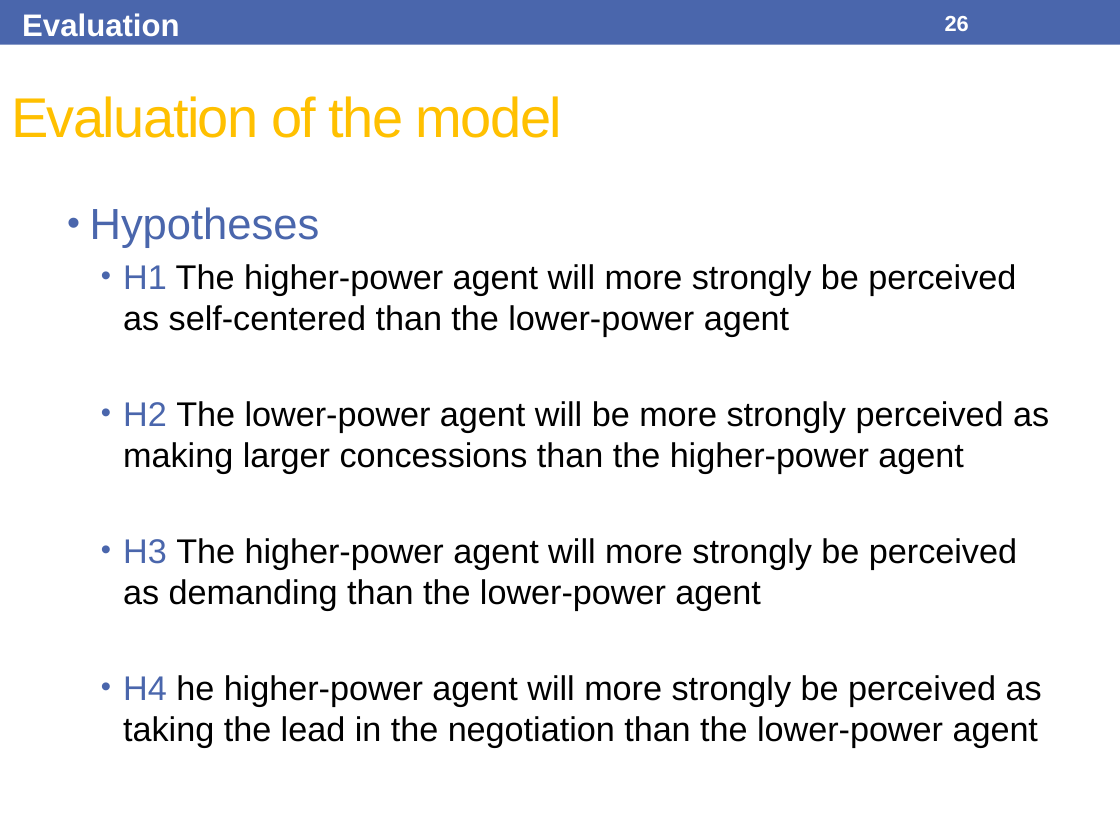
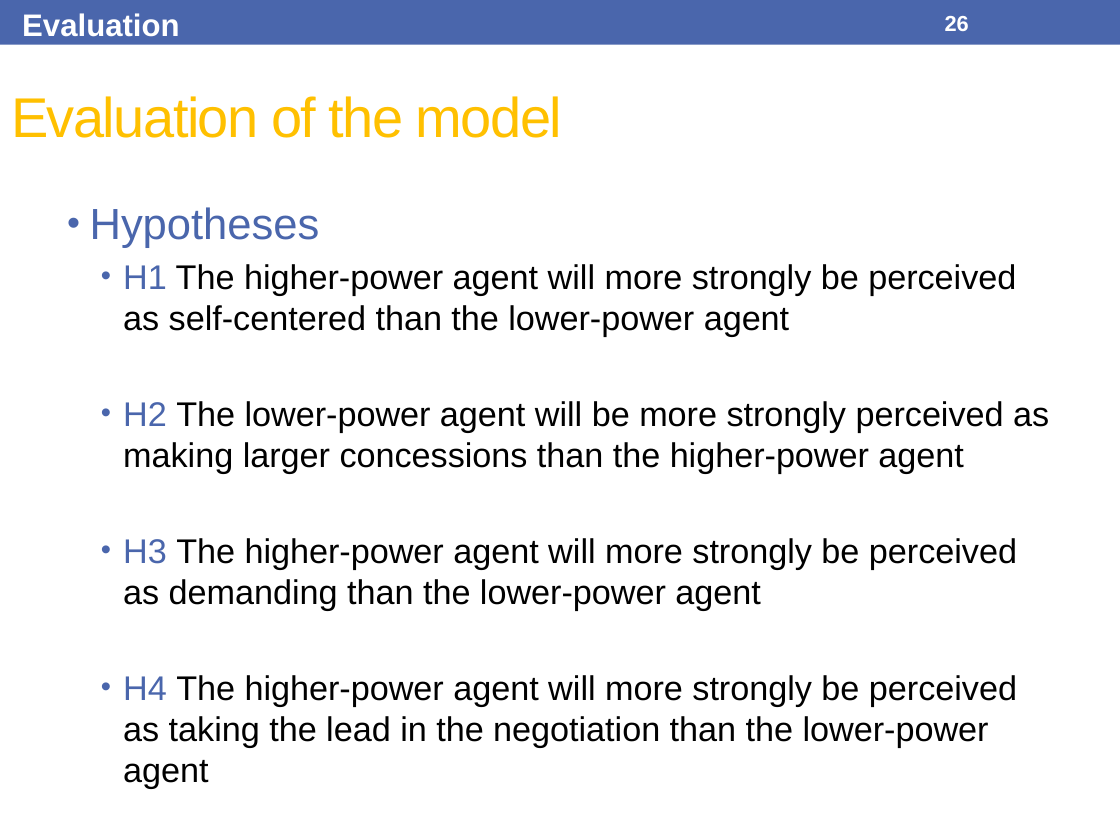
Before and after one commit to Olydia/Discolog, a slide deck: slide 26 of papers/Presentations/IVA17/IVA17.pptx. Drawn at 1120x840 pixels with LibreOffice and Linux fonts; fonts in the diff are those of the drawing. Boxes give left, top, right and bottom in pixels: in the first picture for what was removed or moved away, otherwise in the second. Text is boxed around its words. In the diff, an @@ line names an element or a change of style, - is before the commit and + after.

Commit message:
update presentation

```diff
--- a/papers/Presentations/IVA17/IVA17.pptx
+++ b/papers/Presentations/IVA17/IVA17.pptx
@@ text at [123, 675, 1017, 788]: text changed @@
-  • H4 he higher-power agent will more strongly be perceived as taking the lead in the negotiation than the lower-power agent
+  • H4 The higher-power agent will more strongly be perceived as taking the lead in the negotiation than the lower-power agent
```
Also in this commit, not shown: 1 other slide changed, 1 other file.
